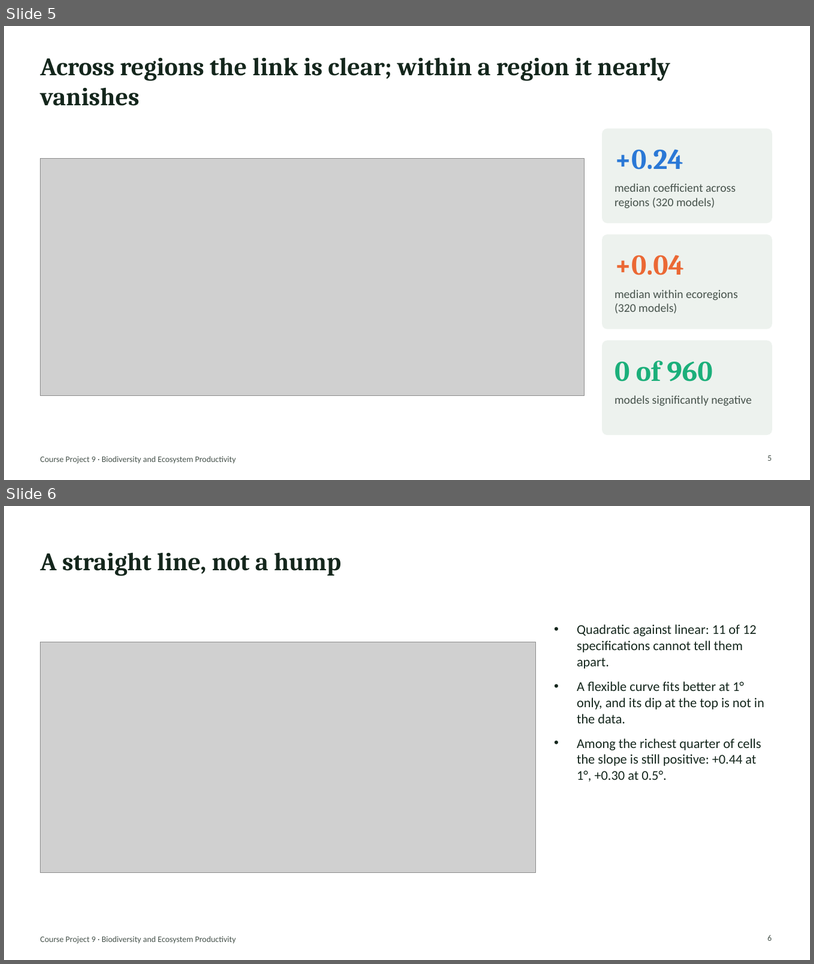
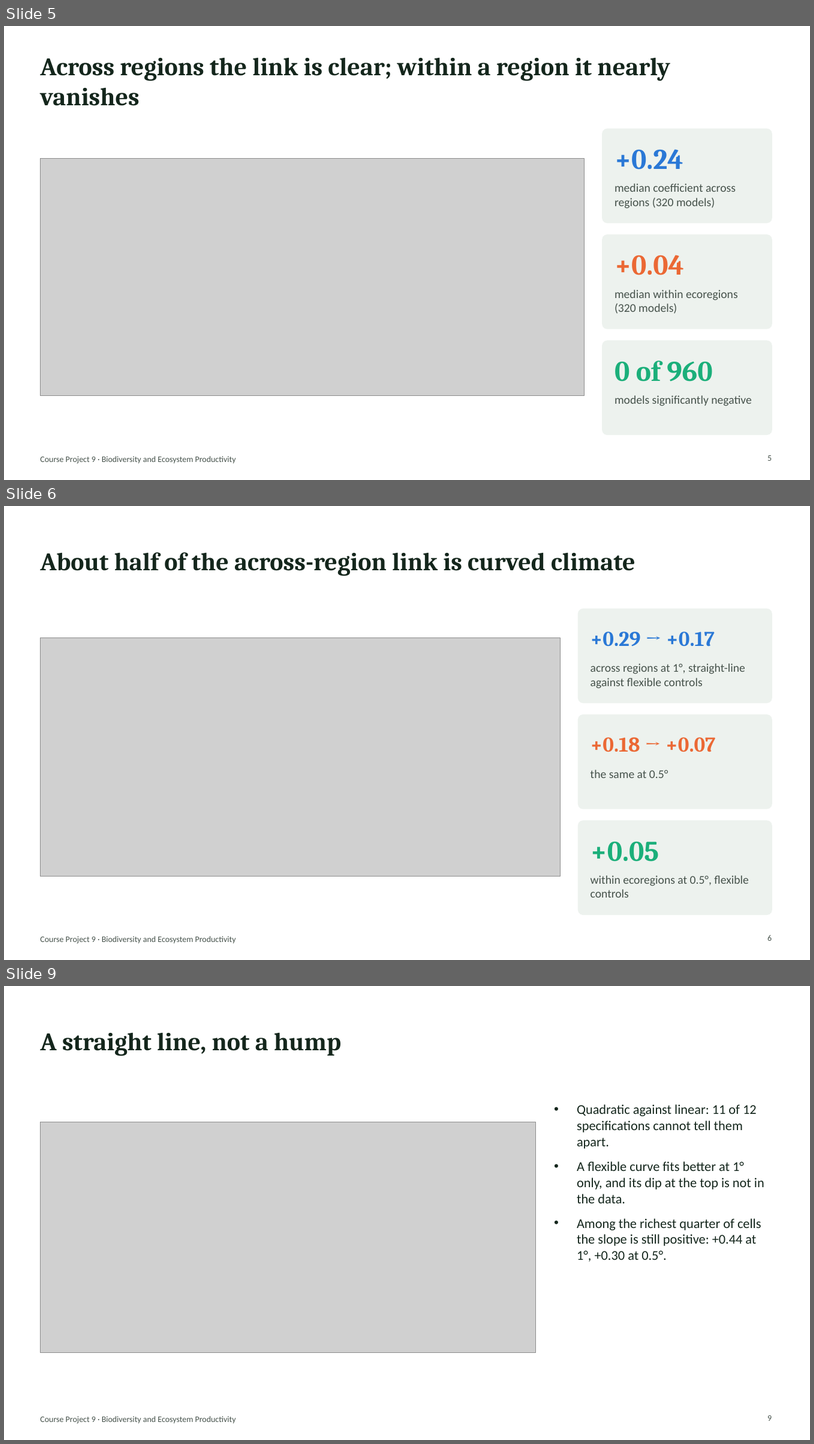
Before and after one commit to Devansh061105/Course-Project-EVST, a slide deck: presentation/Project9_Biodiversity_Productivity.pptx. Shown one above the other, each under a label of ours: slides 5 and 6 before the commit, slides 5, 6 and 9 after it; the slides between them are not shown. The pictures are 814x964 and 814x1444 pixels, drawn with LibreOffice and Linux fonts; fonts in the diff are those of the drawing; grey boxes stand for pictures. Boxes give left, top, right and bottom in pixels: in the first picture for what was removed or moved away, otherwise in the second. Text is boxed around its words. In the diff, an @@ line names an element or a change of style, - is before the commit and + after.

Commit message:
Add inference batch: flexible controls, measurement error, bounds, scale
Five analyses on the existing region and data (reproduce_all.py: 33 scripts,
68 checks; 21 unit tests):
- dml_flexible.py: double machine learning with spatially blocked
  cross-fitting. Flexible climate controls roughly halve the across-region
  coefficient (+0.29 to +0.17 at 1 degree, +0.18 to +0.07 at 0.5 degrees)
- measurement_error.py: bootstrap standard errors of rarefied richness;
  reliability 0.99 within ecoregions, slopes unchanged after correction
- within_effect_bounds.py: equivalence tests, power, slopes by ecoregion
  with random-effects meta-analysis and a random-slope mixed model
- scale_decomposition.py: band regression on Moran eigenvector maps and an
  effective-sample-size test of the correlation

docs/RESULTS_INFERENCE.md revises the headline; docs/PAPER_CLAIMS.md maps
each paper-level claim to its evidence, figure and caveat. Figures 18-21,
three new slides, README and landing page updated.

The study stays on one region: a second-region pull was started and removed
before any result existed.

```diff
--- a/presentation/Project9_Biodiversity_Productivity.pptx
+++ b/presentation/Project9_Biodiversity_Productivity.pptx
@@ slide 6 added at [4,506,810,960], background #FFFFFF; not listed: 1 template element that a slide beside it also shows @@
@@ title added at [40,552,636,576], 30 pt, text #14261C, bold @@
+About half of the across-region link is curved climate
@@ rounded rectangle added at [579,609,772,703], fill #EDF2EE, outline #EDF2EE 1 pt @@
@@ text added at [591,631,715,646], 25 pt, text #2A78D6, bold @@
++0.29 → +0.17
@@ picture added at [40,638,561,876] @@
@@ text added at [591,663,746,688], 14 pt, text #46524B @@
+across regions at 1°, straight-line against flexible controls
@@ rounded rectangle added at [579,715,772,808], fill #EDF2EE, outline #EDF2EE 1 pt @@
@@ text added at [591,737,716,752], 25 pt, text #EB6834, bold @@
++0.18 → +0.07
@@ text added at [591,769,668,778], 14 pt, text #46524B @@
+the same at 0.5°
@@ rounded rectangle added at [579,820,772,915], fill #EDF2EE, outline #EDF2EE 1 pt @@
@@ text added at [591,841,659,861], 34 pt, text #1BAF7A, bold @@
++0.05
@@ text added at [591,875,749,897], 14 pt, text #46524B @@
+within ecoregions at 0.5°, flexible controls
@@ page number added at [768,934,772,940], 10 pt, text #46524B @@
+6
@@ what was slide 6 is now slide 9 @@
@@ page number at [768,1415,772,1420]: text changed @@
-6
+9
```
Also in this commit, not shown: 2 slides changed, 2 other slides added, 44 other files.
